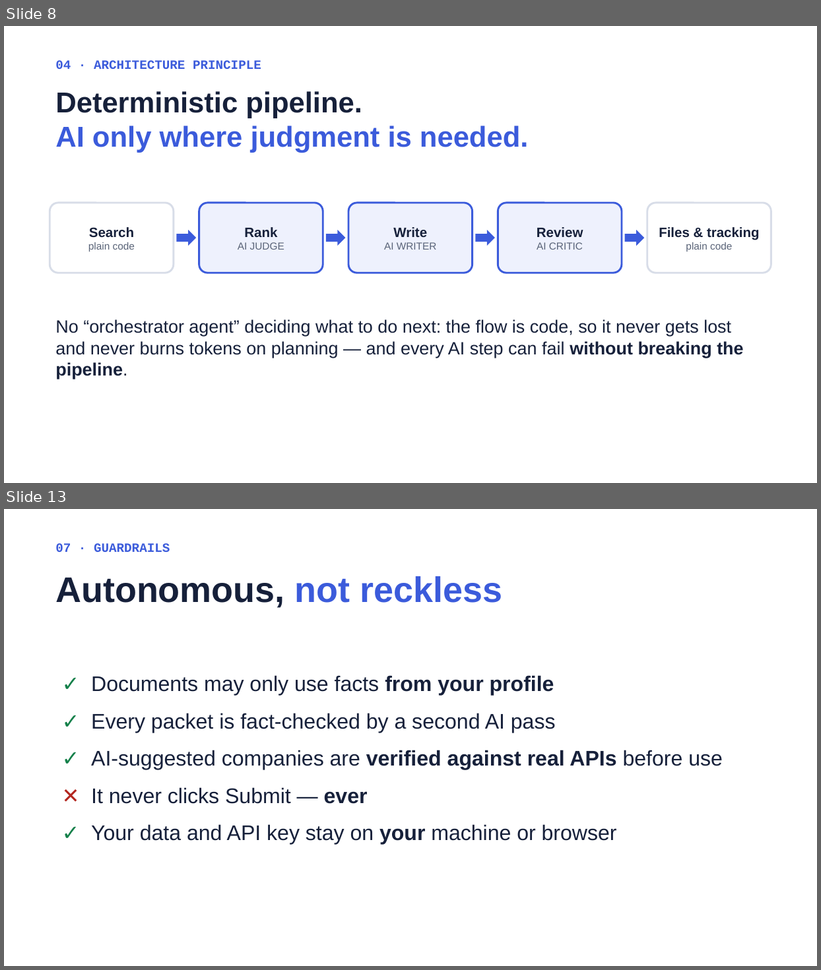
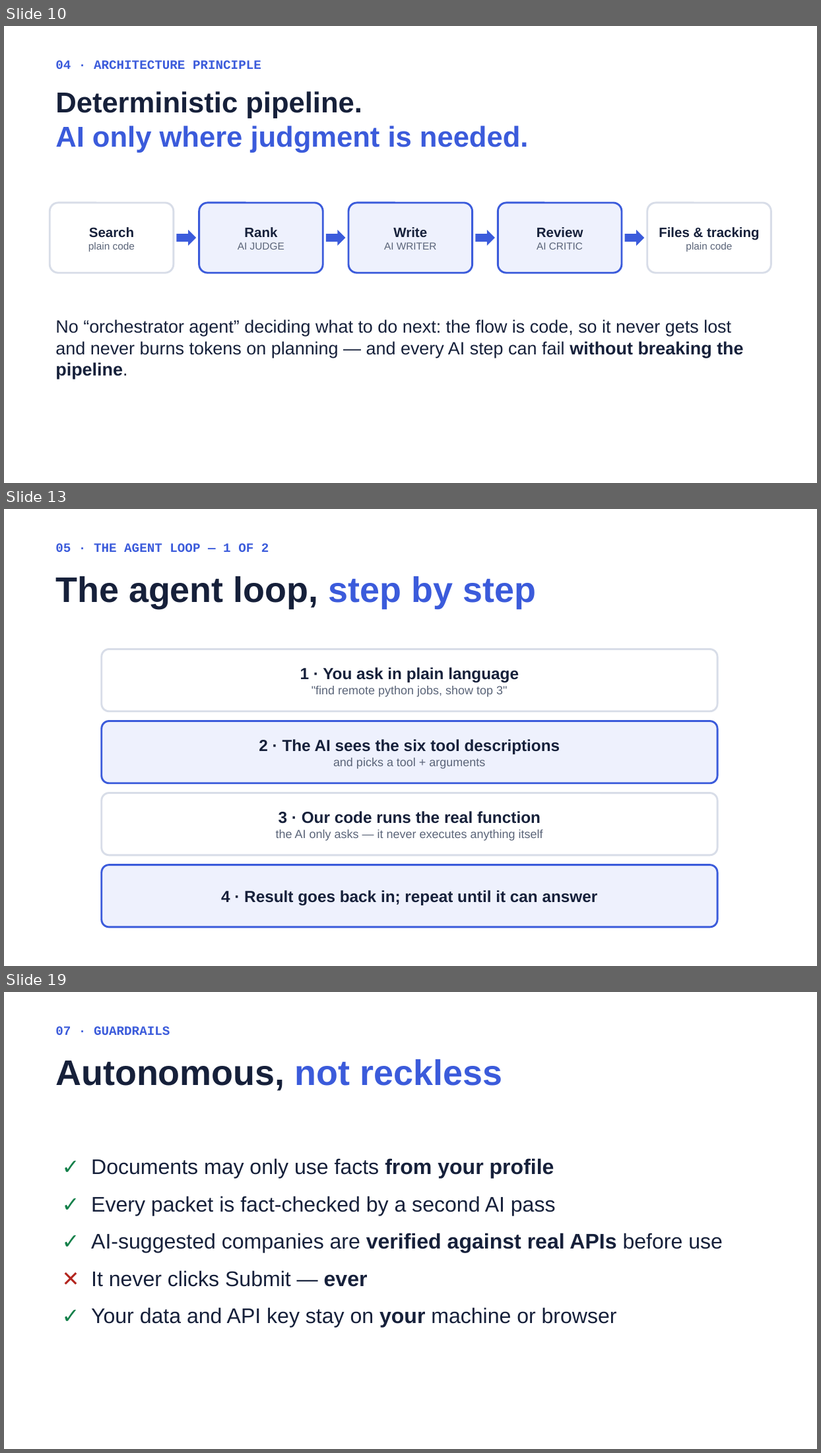
Before and after one commit to DavidZeff1/agent, a slide deck: presentation/Job Agent Presentation.pptx. Shown one above the other, each under a label of ours: slides 8 and 13 before the commit, slides 10, 13 and 19 after it; the slides between them are not shown. The pictures are 821x970 and 821x1453 pixels, drawn with LibreOffice and Linux fonts; fonts in the diff are those of the drawing. Boxes give left, top, right and bottom in pixels: in the first picture for what was removed or moved away, otherwise in the second. Text is boxed around its words. In the diff, an @@ line names an element or a change of style, - is before the commit and + after.

```diff
--- a/presentation/Job Agent Presentation.pptx
+++ b/presentation/Job Agent Presentation.pptx
@@ slide 13 added at bbox=[4, 509, 817, 966], background #FFFFFF @@
@@ text added at bbox=[55, 543, 269, 552], 15 pt, text #3B5BDB, bold @@
+05 · THE AGENT LOOP — 1 OF 2
@@ text added at bbox=[55, 576, 536, 609], 42 pt, text #16203A, bold @@
+The agent loop, step by step
@@ rounded rectangle added at bbox=[102, 650, 717, 712], fill #FFFFFF, outline #D8DDE8 2.25 pt, 14 pt, text #5A6478 @@
+1 · You ask in plain language
+"find remote python jobs, show top 3"
@@ rounded rectangle added at bbox=[102, 722, 717, 784], fill #EEF1FD, outline #3B5BDB 2.25 pt, 19 pt, text #16203A, bold @@
+2 · The AI sees the six tool descriptions
+and picks a tool + arguments
@@ rounded rectangle added at bbox=[102, 793, 717, 855], fill #FFFFFF, outline #D8DDE8 2.25 pt, 14 pt, text #5A6478 @@
+3 · Our code runs the real function
+the AI only asks — it never executes anything itself
@@ rounded rectangle added at bbox=[102, 865, 717, 927], fill #EEF1FD, outline #3B5BDB 2.25 pt, 19 pt, text #16203A, bold @@
+4 · Result goes back in; repeat until it can answer
@@ what was slide 8 is now slide 10 @@
@@ what was slide 13 is now slide 19 @@
```
Also in this commit, not shown: 6 slides changed, 8 other slides added, 1 slide removed, 2 other files.
